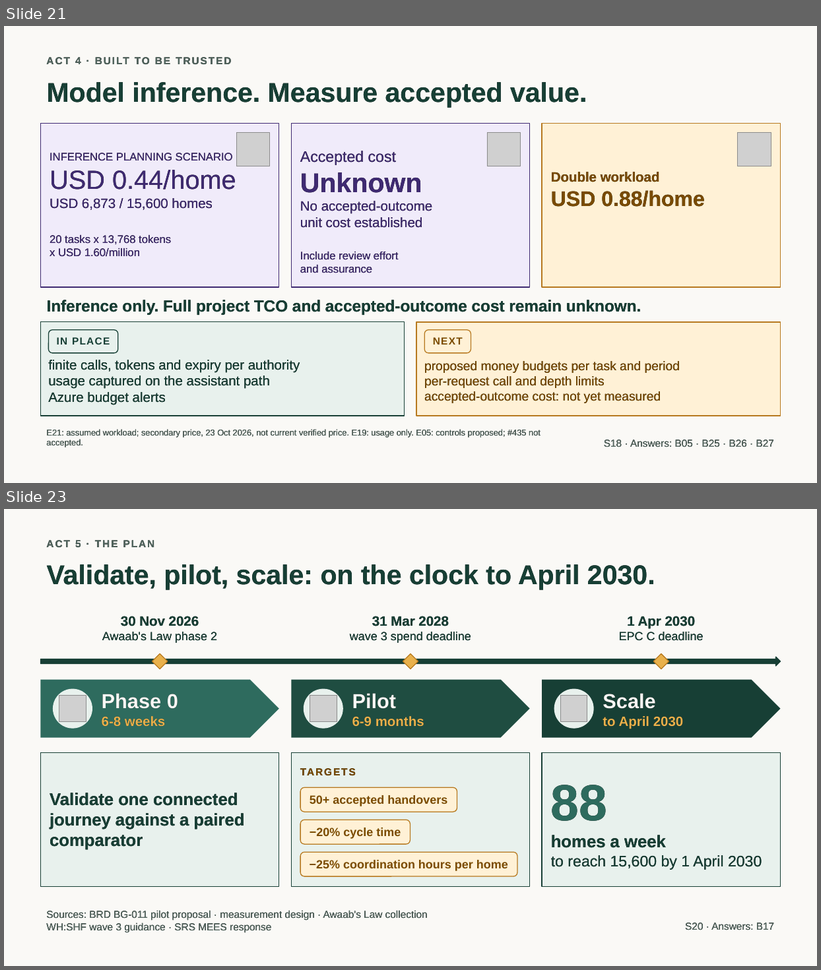
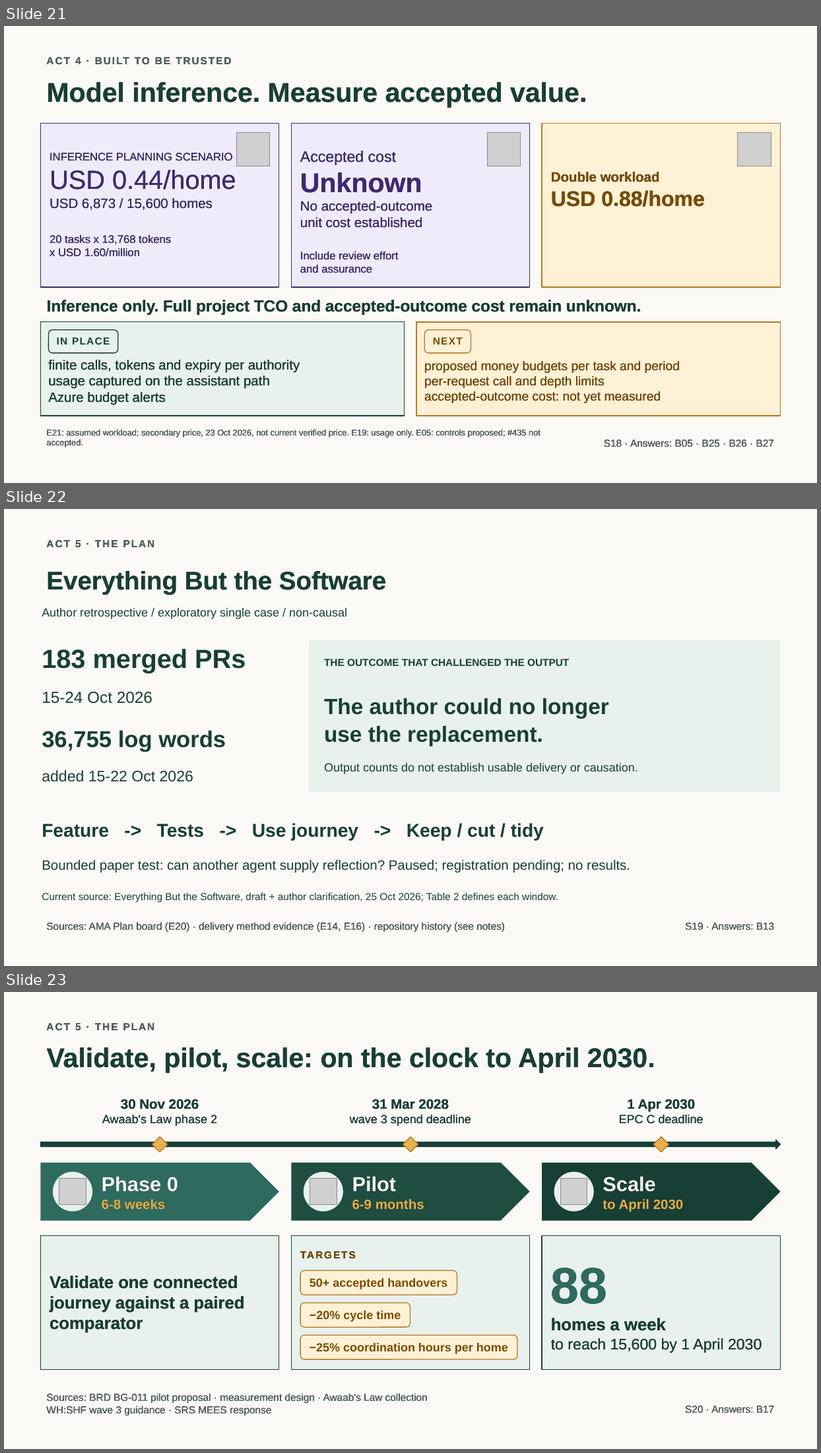
Before and after one commit to jmservera/ama, a slide deck: docs/capstone/deck/zava-forward-cowork-v2-draft.pptx. Shown one above the other, each under a label of ours: slides 21 and 23 before the commit, slides 21, 22 and 23 after it; the slides between them are not shown. The pictures are 821x970 and 821x1453 pixels, drawn with LibreOffice and Linux fonts; fonts in the diff are those of the drawing; grey boxes stand for pictures. Boxes give left, top, right and bottom in pixels: in the first picture for what was removed or moved away, otherwise in the second. Text is boxed around its words. In the diff, an @@ line names an element or a change of style, - is before the commit and + after.

```diff
--- a/docs/capstone/deck/zava-forward-cowork-v2-draft.pptx
+++ b/docs/capstone/deck/zava-forward-cowork-v2-draft.pptx
@@ slide 22 added at (4,509,817,966), background #FAF9F6 @@
@@ text added at (46,540,155,548), 12 pt, text #50655E, bold @@
+ACT 5 · THE PLAN
@@ text added at (46,571,386,595), 30 pt, text #173F35, bold @@
+Everything But the Software
@@ text added at (42,608,347,619), 14 pt, text #173F35 @@
+Author retrospective / exploratory single case / non-causal
@@ rectangle added at (309,640,781,793), fill #E8F1ED @@
@@ text added at (42,649,246,673), 31 pt, text #173F35, bold @@
+183 merged PRs
@@ text added at (324,659,569,666), 12 pt, text #173F35, bold @@
+THE OUTCOME THAT CHALLENGED THE OUTPUT
@@ text added at (42,692,152,704), 19 pt, text #173F35 @@
+15-24 Oct 2026
@@ text added at (324,698,609,746), 26 pt, text #173F35, bold @@
+The author could no longer
+use the replacement.
@@ text added at (42,731,226,752), 27 pt, text #173F35, bold @@
+36,755 log words
@@ text added at (324,763,638,774), 14 pt, text #173F35 @@
+Output counts do not establish usable delivery or causation.
@@ text added at (42,770,193,782), 18 pt, text #173F35 @@
+added 15-22 Oct 2026
@@ text added at (42,823,544,841), 22 pt, text #173F35, bold @@
+Feature -> Tests -> Use journey -> Keep / cut / tidy
@@ text added at (42,860,630,873), 16 pt, text #173F35 @@
+Bounded paper test: can another agent supply reflection? Paused; registration pending; no results.
@@ text added at (42,893,558,902), 12 pt, text #173F35 @@
+Current source: Everything But the Software, draft + author clarification, 25 Oct 2026; Table 2 defines each window.
@@ text added at (46,922,505,932), 12 pt, text #50655E @@
+Sources: AMA Plan board (E20) · delivery method evidence (E14, E16) · repository history (see notes)
@@ text added at (685,923,774,931), 12 pt, text #50655E @@
+S19 · Answers: B13
```
Also in this commit, not shown: 5 slides changed, 1 other slide added, 2 slides removed, 11 other files.
